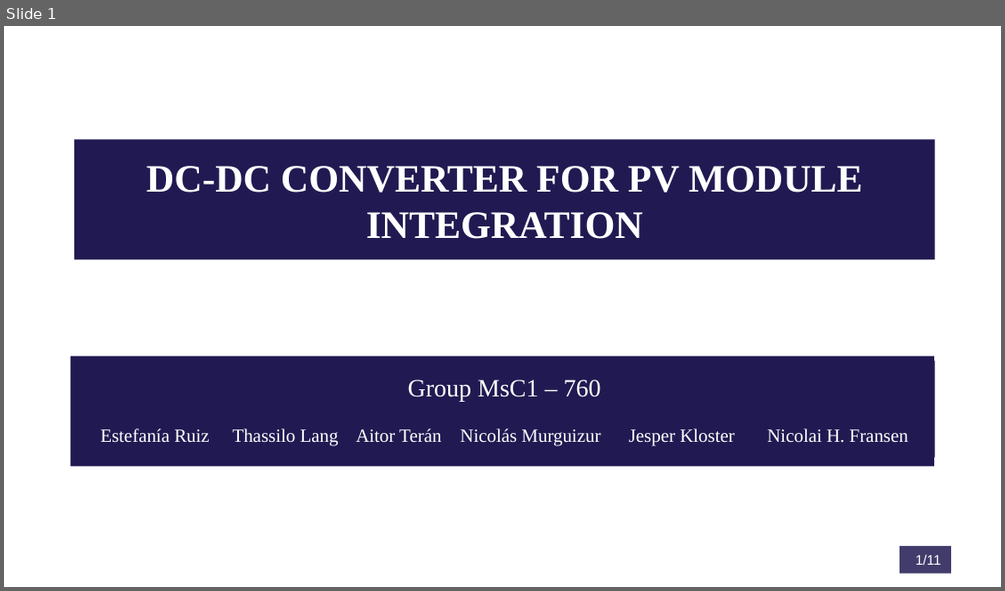
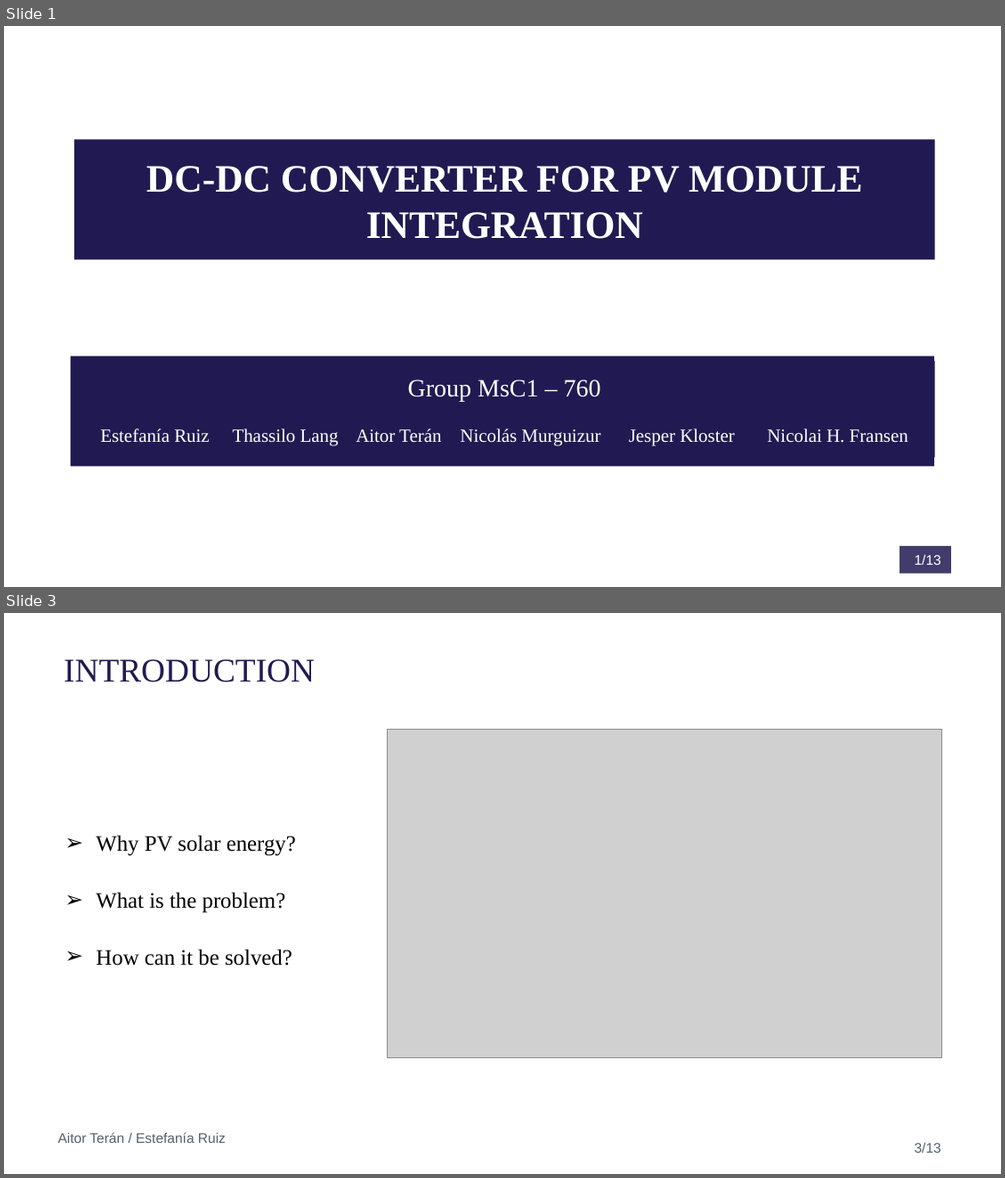
Before and after one commit to NicolaiFransen/Semester-Project-PED1, a slide deck: Reports/Presentation_P0_11_10.pptx. Shown one above the other, each under a label of ours: slide 1 before the commit, slides 1 and 3 after it; the slides between them are not shown. The pictures are 1005x591 and 1005x1178 pixels, drawn with LibreOffice and Linux fonts; fonts in the diff are those of the drawing; grey boxes stand for pictures; background and template pictures are left out. Boxes give left, top, right and bottom in pixels: in the first picture for what was removed or moved away, otherwise in the second. Text is boxed around its words. In the diff, an @@ line names an element or a change of style, - is before the commit and + after.

```diff
--- a/Reports/Presentation_P0_11_10.pptx
+++ b/Reports/Presentation_P0_11_10.pptx
@@ slide 3 added at bbox=[4, 613, 1001, 1174], background #FFFFFF @@
@@ title added at bbox=[64, 659, 315, 682], 24 pt, text #211A52 @@
+INTRODUCTION
@@ picture added at bbox=[387, 730, 942, 1058] @@
@@ text added at bbox=[96, 835, 296, 856], 16 pt, text #000000 @@
+➢ Why PV solar energy?
@@ text added at bbox=[96, 892, 286, 913], 16 pt, text #000000 @@
+➢ What is the problem?
@@ text added at bbox=[96, 949, 292, 965], 16 pt, text #000000 @@
+➢ How can it be solved?
@@ text added at bbox=[58, 1132, 226, 1143], 10 pt, text #54616E @@
+Aitor Terán / Estefanía Ruiz
@@ page number added at bbox=[914, 1142, 941, 1152], 10 pt, text #54616E @@
+3/13
@@ page number at bbox=[914, 554, 941, 564]: text changed @@
-1/11
+1/13
```
Also in this commit, not shown: 9 slides changed, 2 other slides added, 8 slides removed.
